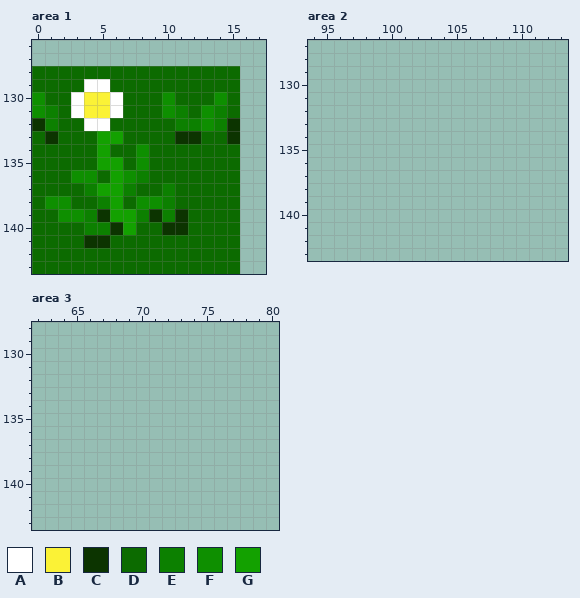
A pixel-art file gets an edit: Mage's World/Sprites/TileSet/tileset_V1.ase. That is the earlier state.
176x144 pixels, 1 frame. Colours within 5 levels of each other are drawn and written as one. Shown: area 1: x 0..17, y 126..143; area 2: x 94..113, y 127..143; area 3: x 62..80, y 128..143. The commit also changed other parts of the picture, which this record leaves out.
Palette (. is transparent): A #ffffff  B #fbf236  C #0c3400  D #0c6b00  E #0c8000  F #0e8f00  G #13a100
The result:
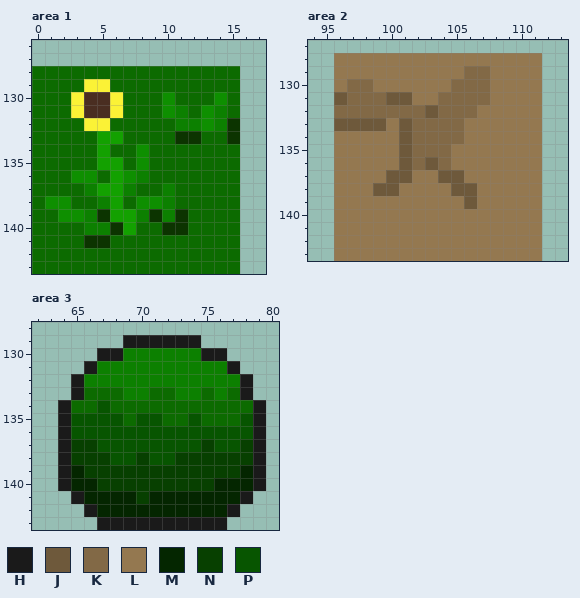
Colours new in this view: H #1a1a1a  J #6e593b  K #826946  L #947850  M #042600  N #074000  P #075500
The exact change:
@@ palette @@
-A #ffffff
+A #fbf236
-B #fbf236
+B #4a2e21
--- area 1
@@ x 0..3 @@
 129 DDDD
-130 FDDA
-131 FEDA
-132 CEDD
-133 DCDD
+130 DDDA
+131 DDDA
+132 DDDD
+133 DDDD
 134 DDDD
--- area 2
@@ x 94..113 @@
 127 ....................
-128 ....................
-129 ....................
-130 ....................
-131 ....................
-132 ....................
-133 ....................
-134 ....................
-135 ....................
-136 ....................
-137 ....................
-138 ....................
-139 ....................
-140 ....................
-141 ....................
-142 ....................
-143 ....................
+128 ..LLLLLLLLLLLLLLLL..
+129 ..LLLLLLLLLLKKLLLL..
+130 ..LKKLLLLLLKKKLLLL..
+131 ..JKKKJJLLKKKKLLLL..
+132 ..KKKKKKKJKKKLLLLL..
+133 ..JJJJLJKKKKLLLLLL..
+134 ..LLLLLJKKKKLLLLLL..
+135 ..LLLLLJKKKLLLLLLL..
+136 ..LLLLLJKJKLLLLLLL..
+137 ..LLLLJJLLJJLLLLLL..
+138 ..LLLJJLLLLJJLLLLL..
+139 ..LLLLLLLLLLJLLLLL..
+140 ..LLLLLLLLLLLLLLLL..
+141 ..LLLLLLLLLLLLLLLL..
+142 ..LLLLLLLLLLLLLLLL..
+143 ..LLLLLLLLLLLLLLLL..
--- area 3
@@ x 62..80 @@
 128 ...................
-129 ...................
-130 ...................
-131 ...................
-132 ...................
-133 ...................
-134 ...................
-135 ...................
-136 ...................
-137 ...................
-138 ...................
-139 ...................
-140 ...................
-141 ...................
-142 ...................
-143 ...................
+129 .......HHHHHH......
+130 .....HHEEEEEEHH....
+131 ....HEEEEEEEEEEH...
+132 ...HEEEEEEEEEEEEH..
+133 ...HDDDEEDDEEDEDH..
+134 ..HDDPDDDDDDDDDDDH.
+135 ..HPPPPDPPDDPDDDPH.
+136 ..HPPPPPPPPPPPPPPH.
+137 ..HNNPPPPPPPPNPPNH.
+138 ..HNNNPPNPPNNNNNNH.
+139 ..HMNNNNNNNNNNNNMH.
+140 ..HMMNNNNNNNNNMMMH.
+141 ...HMMMMNMMMMMMMH..
+142 ....HMMMMMMMMMMH...
+143 .....HHHHHHHHHH....
Boxes around the changes in both pictures, in picture pixels (x1, y1, x2, y2):
changed: (32, 79, 123, 144)
added: (334, 53, 542, 261)
added: (58, 335, 266, 530)
